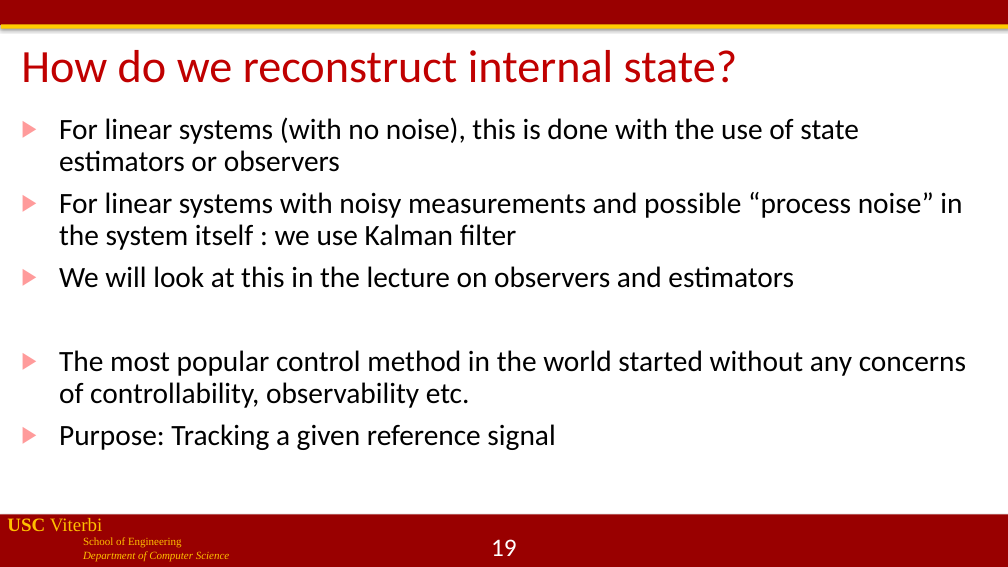
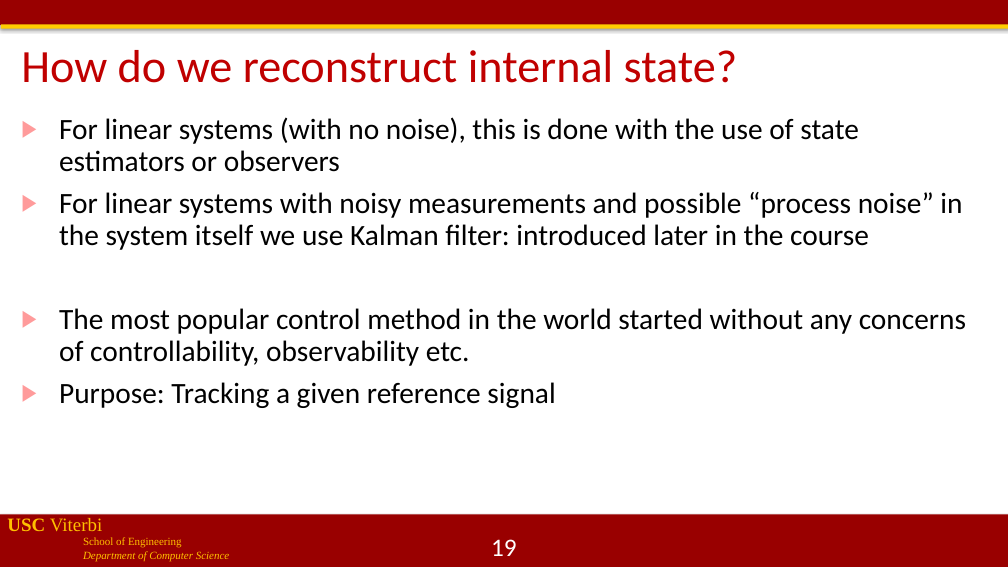
Before and after one commit to jdeshmukh/jdeshmukh.github.io, a slide deck: slide 19 of teaching/cs513-autocps-fall-2020/lecture5-Linear-Control.pptx. Drawn at 1008x567 pixels with LibreOffice and Linux fonts; fonts in the diff are those of the drawing; background and template pictures are left out. Boxes give left, top, right and bottom in pixels: in the first picture for what was removed or moved away, otherwise in the second. Text is boxed around its words. In the diff, an @@ line names an element or a change of style, - is before the commit and + after.

```diff
--- a/teaching/cs513-autocps-fall-2020/lecture5-Linear-Control.pptx
+++ b/teaching/cs513-autocps-fall-2020/lecture5-Linear-Control.pptx
@@ text at [59,192,962,250]: text changed @@
-▶ For linear systems with noisy measurements and possible “process noise” in the system itself : we use Kalman filter
-▶ We will look at this in the lecture on observers and estimators
+▶ For linear systems with noisy measurements and possible “process noise” in the system itself we use Kalman filter: introduced later in the course
```
Also in this commit, not shown: 3 other files.
